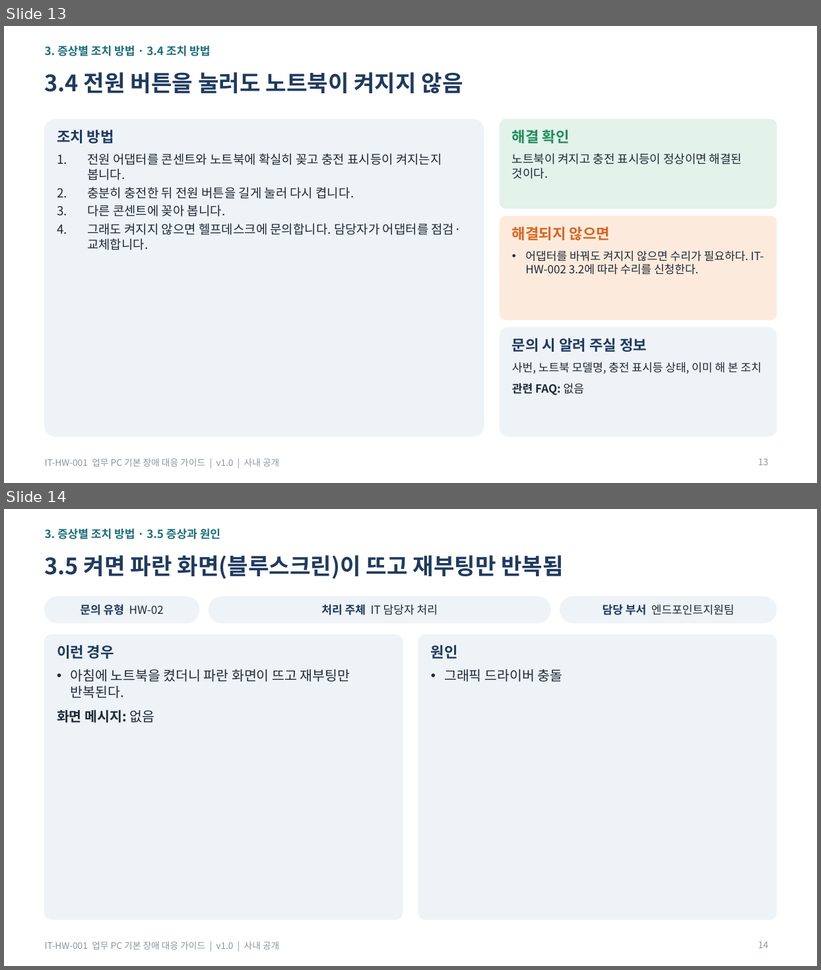
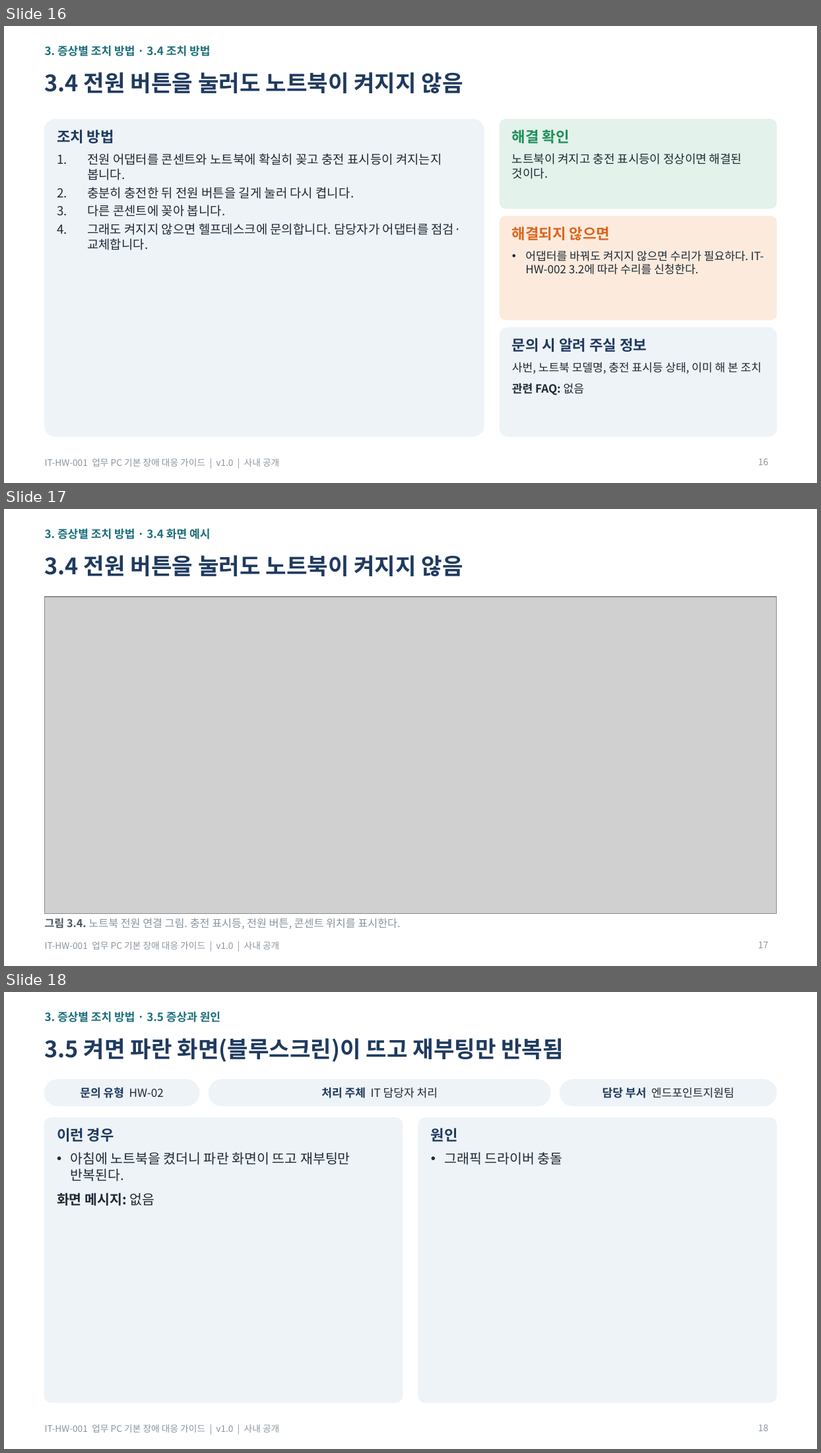
Before and after one commit to issue-helpdesk/issue-helpdesk, a slide deck: dataset/guides/HW/guide/IT-HW-001_업무 PC 기본 장애 대응 가이드.pptx. Shown one above the other, each under a label of ours: slides 13 and 14 before the commit, slides 16, 17 and 18 after it. The pictures are 821x970 and 821x1453 pixels, drawn with LibreOffice and Linux fonts; fonts in the diff are those of the drawing; grey boxes stand for pictures. Boxes give left, top, right and bottom in pixels: in the first picture for what was removed or moved away, otherwise in the second. Text is boxed around its words. In the diff, an @@ line names an element or a change of style, - is before the commit and + after.

Commit message:
docs: HW 사용자 가이드 전 항목에 화면 예시 그림 추가
- 사용자 가이드 3종(docx·pptx·pdf)의 27개 항목에 그림과 그림 설명 추가
- 그림은 Pillow로 그린 화면·장비 그림이며 tools/ 스크립트로 다시 만들 수 있음
- pdf는 LibreOffice 변환본으로 교체

```diff
--- a/dataset/guides/HW/guide/IT-HW-001_업무 PC 기본 장애 대응 가이드.pptx
+++ b/dataset/guides/HW/guide/IT-HW-001_업무 PC 기본 장애 대응 가이드.pptx
@@ slide 17 added at (4, 509, 817, 966), background #FFFFFF; not listed: 1 template element that a slide beside it also shows @@
@@ text added at (45, 528, 210, 539), 10 pt, text #1B6F7A, bold @@
+3. 증상별 조치 방법 · 3.4 화면 예시
@@ title added at (45, 555, 463, 576), 20 pt, text #1F3A5F, bold @@
+3.4 전원 버튼을 눌러도 노트북이 켜지지 않음
@@ picture added at (45, 597, 776, 914) @@
@@ text added at (45, 918, 400, 929), 9.5 pt, text #8A949E @@
+그림 3.4. 노트북 전원 연결 그림. 충전 표시등, 전원 버튼, 콘센트 위치를 표시한다.
@@ page number added at (758, 942, 768, 949), 8 pt, text #8A949E @@
+17
@@ what was slide 13 is now slide 16 @@
@@ page number at (758, 459, 768, 466): text changed @@
-13
+16
@@ what was slide 14 is now slide 18 @@
@@ page number at (758, 1425, 768, 1432): text changed @@
-14
+18
```
Also in this commit, not shown: 4 slides changed, 12 other slides added, 38 other files.
